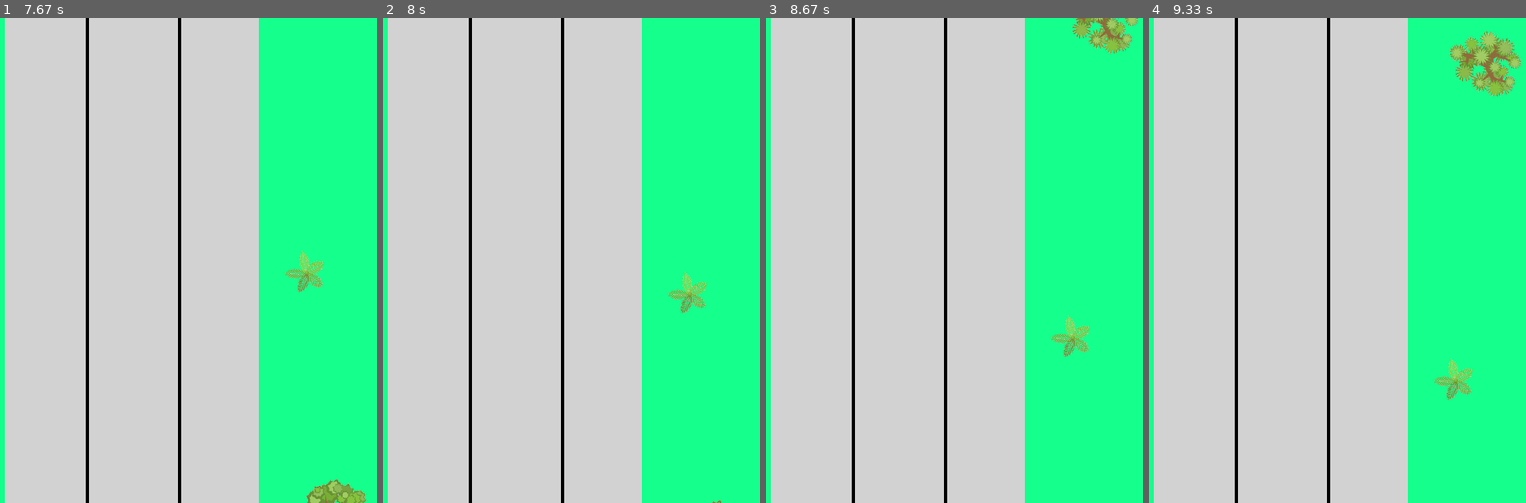
Above: before the commit, frames 1-4 (left to right).
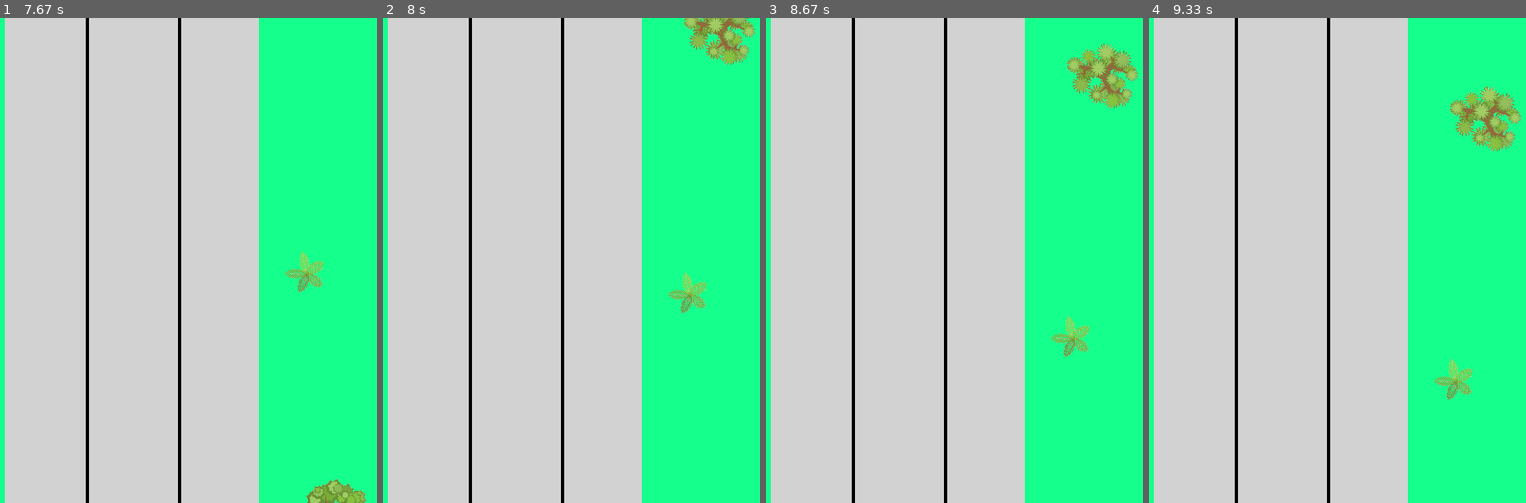
Above: after the commit, the same moments.

Repository: lucasbiel7/pygame
Game: pygame game, started from car_aluno.py
Same seed, same stepped clock (60 frames per second), same inputs: the game is played once before the commit and once after it.
Inputs:
- Up to frame 1 (7.67 s): no input
- Up to frame 2 (8 s): no input
- Up to frame 3 (8.67 s): no input
- Up to frame 4 (9.33 s): no input

Frame 1 is identical in both runs. In frame 2, 1.2% of the frame differs, in the area x 79-99%, y 0-100%; in frame 3, 2.2%; in frame 4, 2.9%, in the area x 79-99%, y 2-28%.

Commit message:
Ajuste de bug de posicionamento das arvores ao retornar

Diff:
--- a/car_aluno.py
+++ b/car_aluno.py
@@ -75,8 +75,10 @@
 # [TODO] carregar a musica de fundo e deixá-la em execução
 pygame.mixer.init();
 pygame.mixer.music.load('top-Gear-Soundtrack.mp3')
+
+
 # Comentei a música para conseguir ouvir música enquanto desenvolve
-pygame.mixer.music.play()
+# pygame.mixer.music.play()
 
 
 # Funções para o jogo
@@ -137,12 +139,12 @@
     global t1, t2
     trees_images_rect[t1].move_ip(0, 1)
     trees_images_rect[t2].move_ip(0, 1)
-    if trees_images_rect[t1].centery - trees_images_rect[t1].width > W_HEIGHT:
+    if trees_images_rect[t1].centery > W_HEIGHT + 20:
         t1 = random.randint(0, 2)
         trees_images_rect[t1].center = (450, -1)
-    if trees_images_rect[t2].centery > W_HEIGHT:
+    if trees_images_rect[t2].centery > W_HEIGHT + 20:
         t2 = random.randint(3, 4)
-        trees_images_rect[t2].center = (410, -300)
+        trees_images_rect[t2].center = (410, -1)
     # desenha os objetos em posicoes atualizadas (não alterar)
     SCREEN.blit(trees_images[t1], trees_images_rect[t1])
     SCREEN.blit(trees_images[t2], trees_images_rect[t2])
